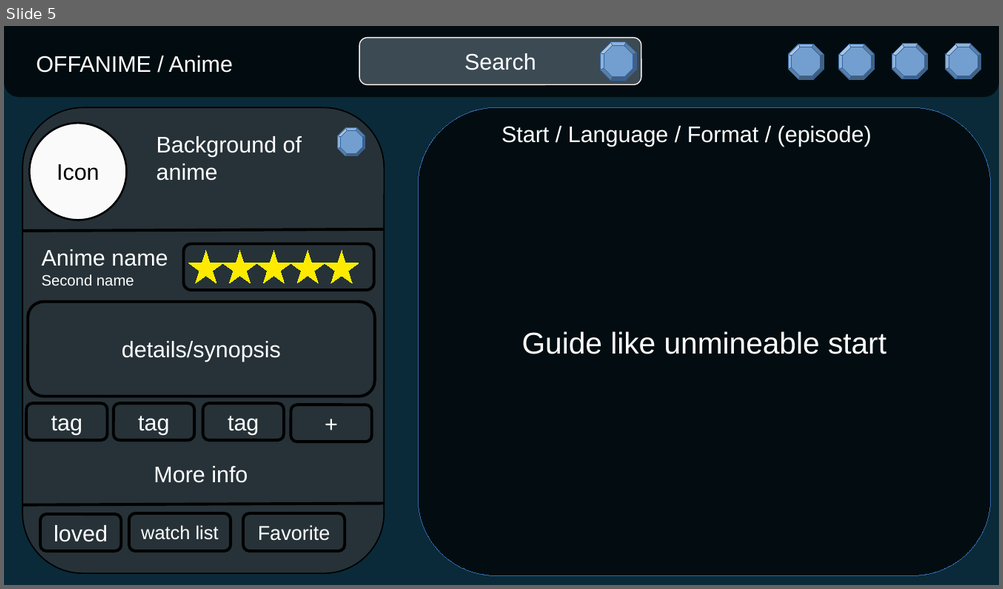
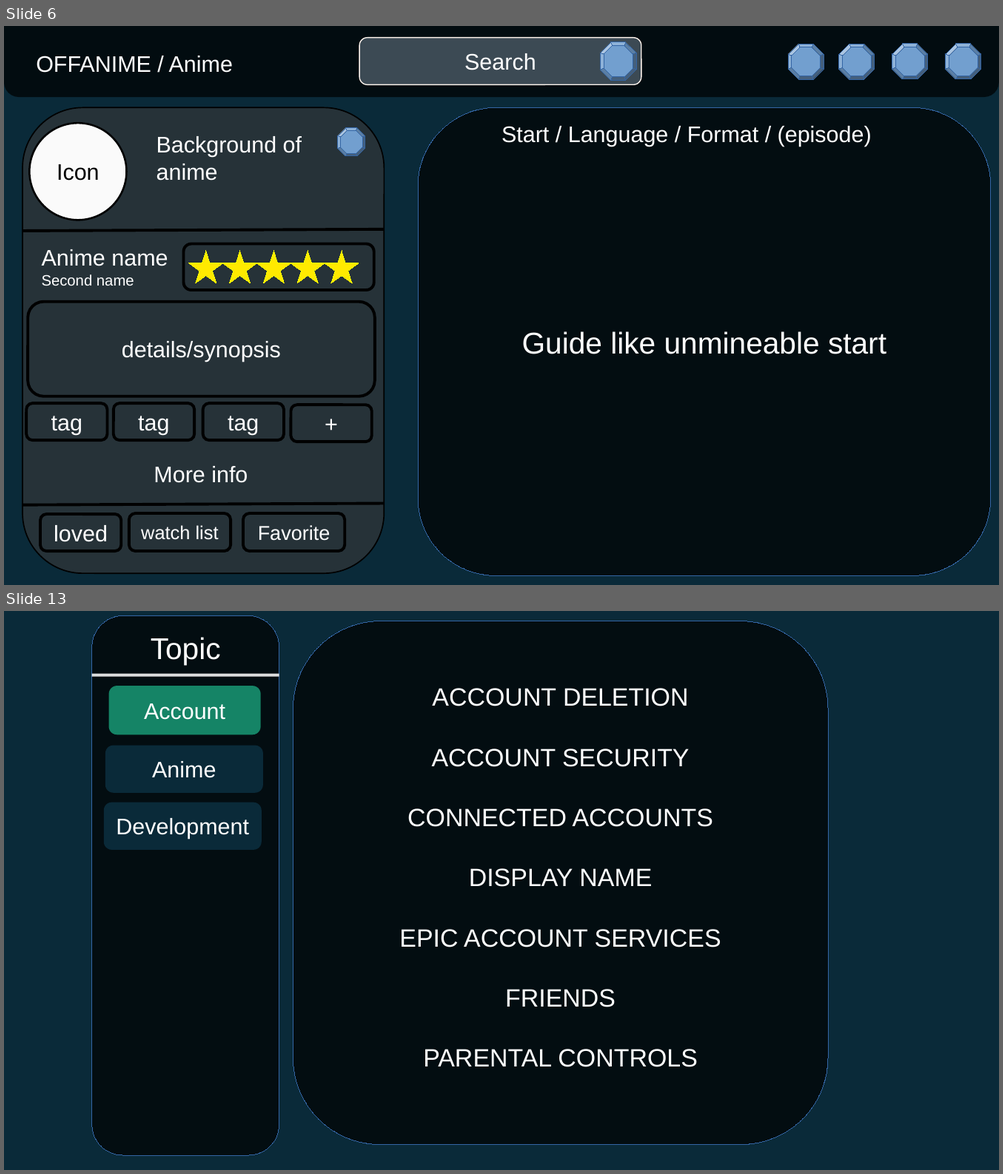
Before and after one commit to lebgdu543/OfflineAnime, a slide deck: offline anime website.odp. Shown one above the other, each under a label of ours: slide 5 before the commit, slides 6 and 13 after it; the slides between them are not shown. The pictures are 1003x589 and 1003x1174 pixels, drawn with LibreOffice and Linux fonts; fonts in the diff are those of the drawing. Boxes give left, top, right and bottom in pixels: in the first picture for what was removed or moved away, otherwise in the second. Text is boxed around its words. In the diff, an @@ line names an element or a change of style, - is before the commit and + after.

```diff
--- a/offline anime website.odp
+++ b/offline anime website.odp
@@ slide 13 added at (x1=4, y1=611, x2=999, y2=1170), background #0A2A39 @@
@@ freeform shape added at (x1=91, y1=615, x2=279, y2=1156), fill #030D11, outline #3465A4 0 pt, 24 pt, text #FFFFFF @@
+Topic
@@ rounded rectangle added at (x1=293, y1=621, x2=828, y2=1145), fill #030D11, outline #3465A4 0 pt, 20 pt, text #FFFFFF @@
+ACCOUNT DELETION
+ACCOUNT SECURITY
+CONNECTED ACCOUNTS
+DISPLAY NAME
+EPIC ACCOUNT SERVICES
+FRIENDS
+PARENTAL CONTROLS
@@ line added from (91, 675) to (279, 675), #DDDDDD 2.3 pt @@
@@ rounded rectangle added at (x1=108, y1=686, x2=260, y2=735), fill #158466, 18 pt, text #FFFFFF @@
+Account
@@ rounded rectangle added at (x1=105, y1=746, x2=263, y2=793), fill #0A2A39, 18 pt, text #FFFFFF @@
+Anime
@@ rounded rectangle added at (x1=104, y1=803, x2=262, y2=850), fill #0A2A39, 18 pt, text #FFFFFF @@
+Development
@@ what was slide 5 is now slide 6 @@
```
Also in this commit, not shown: 4 slides changed, 6 other slides added.
